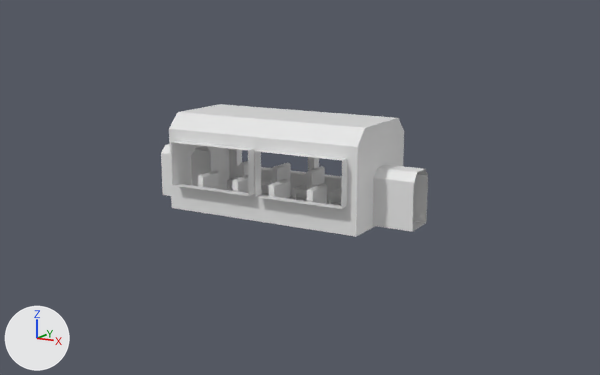
Renders of the Blender file Assets/Models/blender/train.blend from each side of a commit.
Before and after are seen from a 50 mm camera at (15.3, -25.4, 7.6) aimed at (-2.2, 4.8, -0.3). Every picture has the same lights, and +X, +Y and +Z are marked at lower left.

The first picture shows 'Cube', 'seats'.
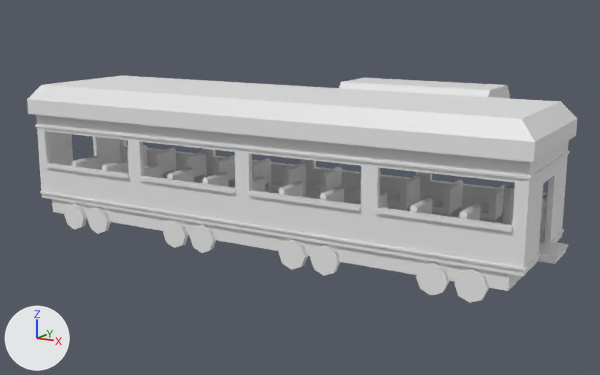
Commit message: better train

Location of each change, [x1, y1, x2, y2] in pixels of the pictures (600 x 375 px; the box of a moved part takes in the faces that stretch with it):
'Walls', added
    after: [35, 115, 570, 268]
'Roof', added
    after: [27, 76, 577, 162]
'Cube', moved
    before: [161, 104, 428, 237]
    after: [339, 78, 510, 99]
'Base', added
    after: [40, 178, 568, 303]
'seats', reshaped, modifiers changed
    before: [198, 161, 342, 205]
    after: [72, 145, 548, 240]
'Cylinder', added
    after: [502, 185, 515, 225]
part 1 of me_cube_001, moved or reshaped
    before: [198, 163, 342, 204]
    after: [72, 149, 545, 240]
part 2 of me_cube_001, moved or reshaped
    before: [201, 163, 342, 204]
    after: [74, 149, 546, 239]
part 3 of me_cube_001, moved or reshaped
    before: [201, 161, 342, 205]
    after: [77, 145, 548, 225]

What changed in the scene script:
```text
Change me_cube_001:
    where me_cube_001.from_pydata(...)  # 76 vertices, 74 faces; spans x 2.823..3.635, y -1.807..-0.802, z 0.006..1.37
    used by ob_seats; location = (0.0, 0.0, 0.0)
    me_cube_001 part 1: all 20 vertices in x 2.823..3.635, y -1.807, z 0.006..1.37 are moved by (5.502, -0.303, 0.0)
    me_cube_001 part 2: all 18 vertices in x 2.823..3.635, y -1.707, z 0.006..1.37 are moved by (5.502, -0.277, 0.0)
    me_cube_001 part 3: all 18 vertices in x 2.823..3.635, y -0.905, z 0.006..1.37 are moved by (5.502, -0.048, 0.0)
Add me_plane_002:
    me_plane_002.from_pydata(...)  # 588 vertices, 606 faces; spans x -10.1..9.5, y -2.4..2.4, z 0.0..3.5
Add me_cube_003:
    me_cube_003.from_pydata(...)  # 20 vertices, 18 faces; spans x -10.1..9.6, y -2.6..2.6, z 3.2..4.3
Add me_cylinder:
    me_cylinder.from_pydata(...)  # an 8-sided cylinder along z spanning x -0.3..0.3, y -0.3..0.3, z -0.87..0.87
Add me_plane:
    me_plane.from_pydata(...)  # 668 vertices, 570 faces; spans x -10.6..10.0, y -2.4..2.4, z -1.3..0.0
Change ob_cube:
    ob_cube.location: (0.0, 0.0, 0.0) -> (0.0, 13.02, 0.0)
Change ob_seats:
    where _m = ob_seats.modifiers.new('Array', 'ARRAY')
    _m.count: 5 -> 12
    _m.relative_offset_displace: (-1.85, 0.0, 0.0) -> (-1.95, 0.0, 0.0)
    where _m = ob_seats.modifiers.new('Array.001', 'ARRAY')
    _m.relative_offset_displace: (0.0, 2.6, 0.0) -> (0.0, 2.28, 0.0)
Add ob_walls:
    ob_walls = bpy.data.objects.new('Walls', me_plane_002)
    ob_walls.location = (0.0, 0.0, 0.0)
Add ob_roof:
    ob_roof = bpy.data.objects.new('Roof', me_cube_003)
    ob_roof.location = (0.0, 0.0, 0.0)
Add ob_cylinder:
    ob_cylinder = bpy.data.objects.new('Cylinder', me_cylinder)
    ob_cylinder.location = (8.32, 0.0, 0.9)
    ob_cylinder.scale = (1.0, 1.0, 1.06)
Add ob_base:
    ob_base = bpy.data.objects.new('Base', me_plane)
    ob_base.location = (0.0, 0.0, 0.0)
```
